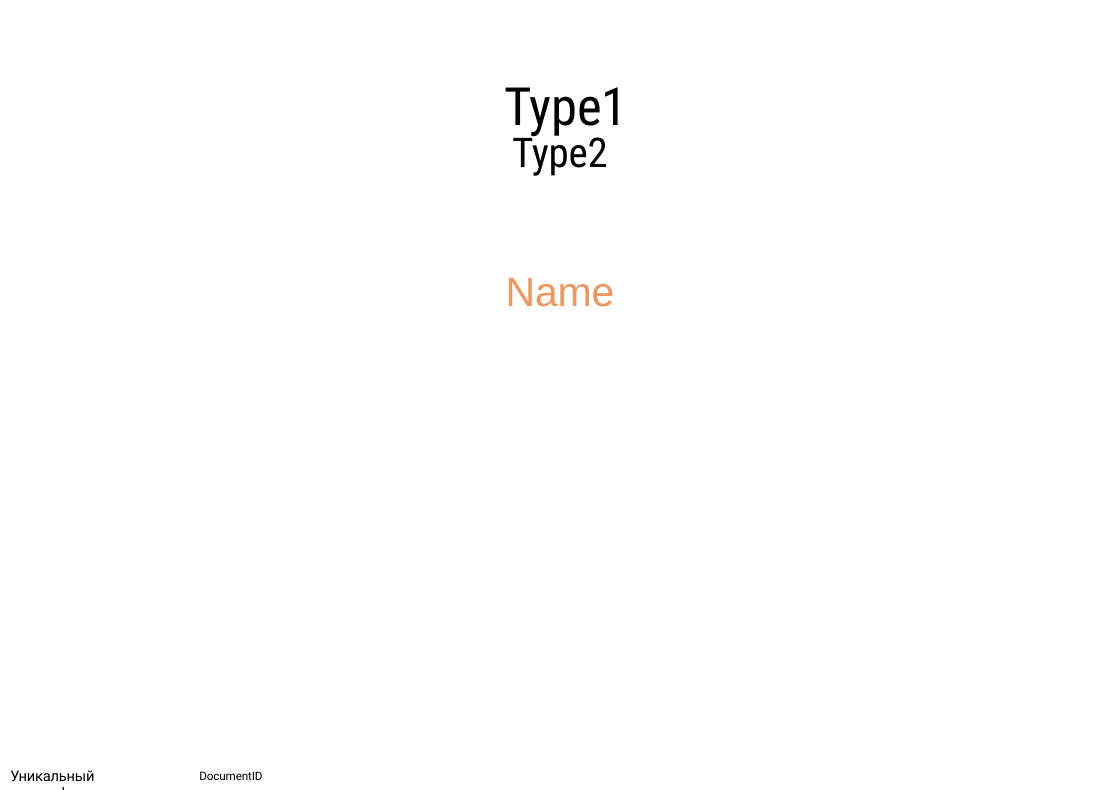
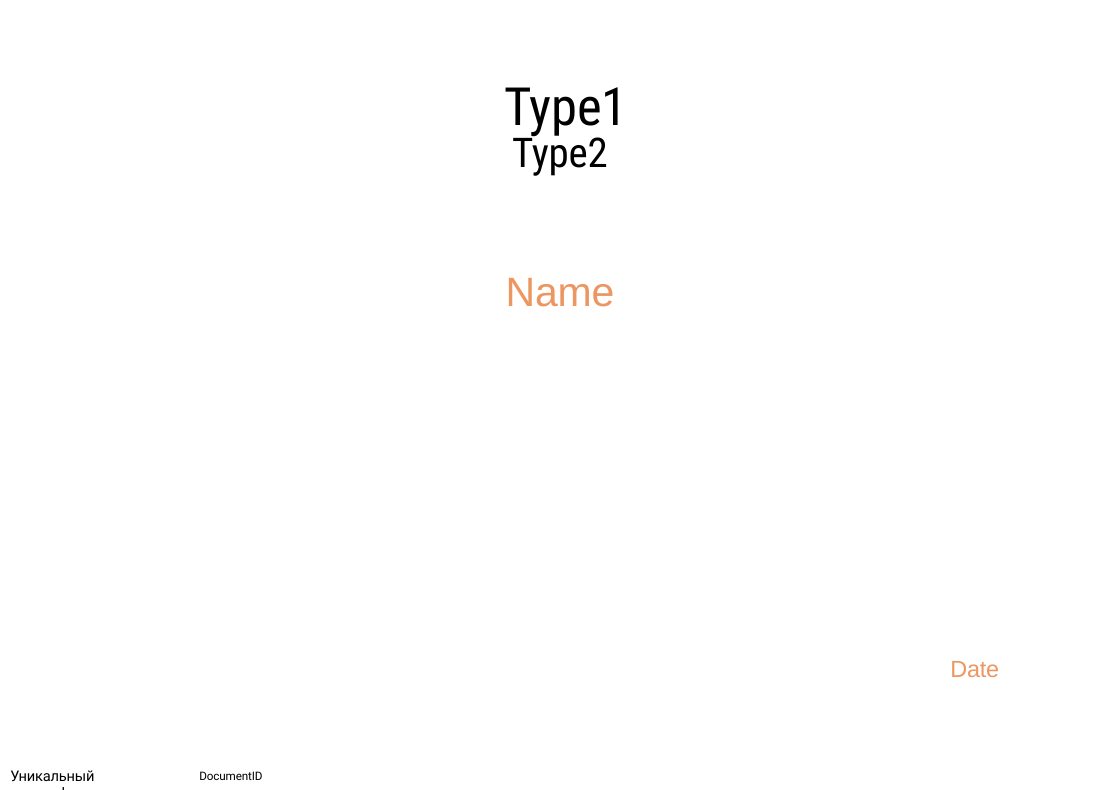
Before and after one commit to AndreyGL0290/Certificater, a slide deck: slide 1 of Template.pptx. Drawn at 1120x790 pixels with LibreOffice and Linux fonts; fonts in the diff are those of the drawing; background and template pictures are left out. Boxes give left, top, right and bottom in pixels: in the first picture for what was removed or moved away, otherwise in the second. Text is boxed around its words. In the diff, an @@ line names an element or a change of style, - is before the commit and + after.

Commit message:
Updated date system

```diff
--- a/Template.pptx
+++ b/Template.pptx
@@ text added at bbox=[950, 661, 999, 677], 16 pt, text #EC9761 @@
+Date
```
Also in this commit, not shown: 7 other files.
